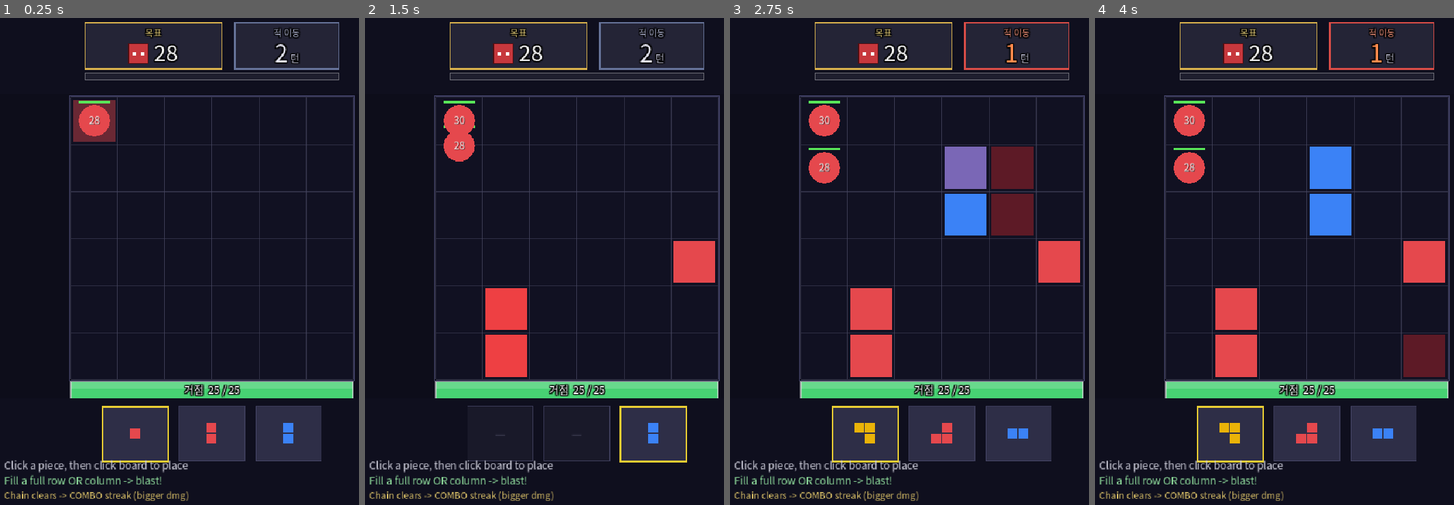
Above: before the commit, frames 1-4 (left to right).
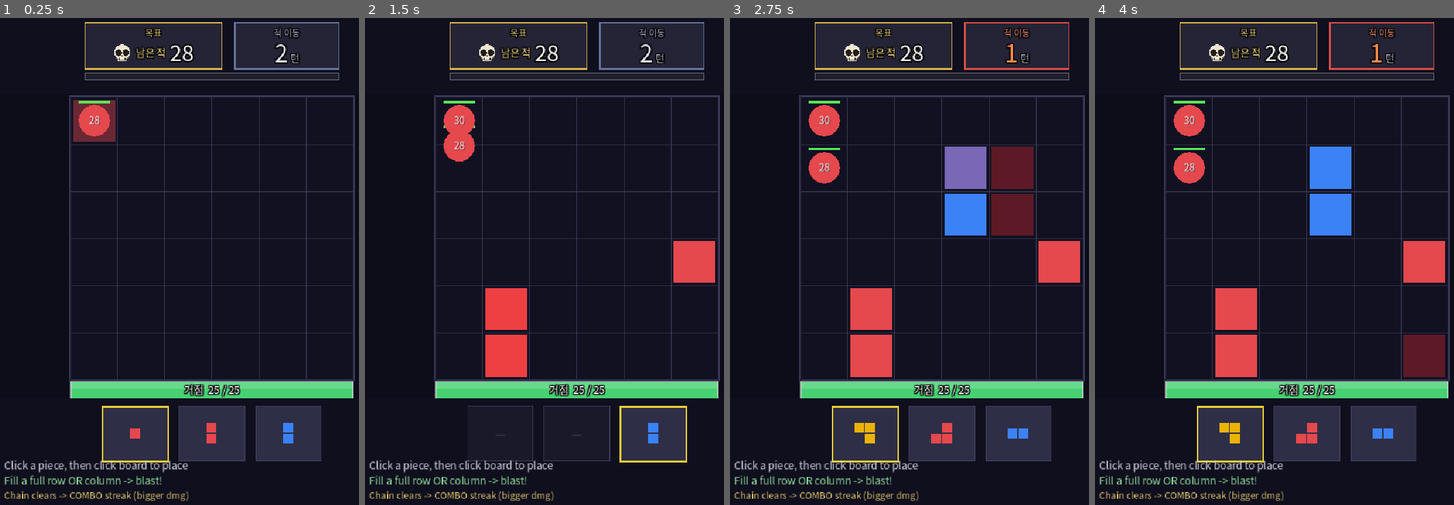
Above: after the commit, the same moments.

Repository: rorhdsu123/Cascade
Game: Godot game, scene res://Main.tscn
The game is run twice, just before and just after one commit, with the same random seed, the same clock (stepped at 60 frames per second) and the same inputs.
Inputs (mouse positions are in pixels of both pictures, inside the frame that each line leads up to):
- Up to frame 1 (0.25 s): no input
- Up to frame 2 (1.5 s): tap Enter at 0.5 s; move the mouse to (673, 261) at 0.52 s; click (673, 261) at 0.67 s; tap Space at 0.77, 1.25 s; move the mouse to (490, 315) at 1.27 s; click (490, 315) at 1.42 s
- Up to frame 3 (2.75 s): tap Space at 1.52 s; tap Enter at 2 s; move the mouse to (984, 168) at 2.02 s; click (984, 168) at 2.17 s
- Up to frame 4 (4 s): tap Space at 2.75, 3.02, 3.77 s; move the mouse to (1285, 397) at 2.77 s; click (1285, 397) at 2.92 s; tap Enter at 3.5 s; move the mouse to (1439, 368) at 3.52 s; click (1439, 368) at 3.67 s

The runs differ from the first frame. In frame 1, 0.7% of the frame differs, in the area x 31-55%, y 5-10%; in frame 2, 0.7%; in frame 3, 0.7%; in frame 4, 0.7%.

Commit message:
feat: 목표 카드 의미 명확화 — 해골 아이콘 + "남은 적 N" (C23)
- 목표 아이콘: 타입 종속(빨강 토큰) → 타입 중립 해골(전 타입 소탕이 목표)
- 카드 문구: 제목 "목표" + 내용 "남은 적 N"(숫자 강조) = "28마리 처치" 의미 명확화
- C22 스레드 ②(목표 아이콘) 해소, ①(보드 이동 예고) 스킵 판정

Co-Authored-By: Claude Opus 4.8 (1M context) <noreply@anthropic.com>

Diff:
--- a/Main.gd
+++ b/Main.gd
@@ -954,12 +954,29 @@
 
 # 간단한 적 토큰 아이콘 — 붉은 사각 + 눈 2개(아트 전 임시)
 func _draw_enemy_icon(center: Vector2, s: float) -> void:
-	var r: Rect2 = Rect2(center.x - s * 0.5, center.y - s * 0.5, s, s)
-	draw_rect(r, Color(0.78, 0.22, 0.24))
-	draw_rect(r, Color(0.32, 0.06, 0.07), false, 2.0)
-	var eye: float = s * 0.16
-	draw_rect(Rect2(center.x - s * 0.22 - eye * 0.5, center.y - s * 0.06, eye, eye), Color.WHITE)
-	draw_rect(Rect2(center.x + s * 0.22 - eye * 0.5, center.y - s * 0.06, eye, eye), Color.WHITE)
+	# 목표=밀려오는 적 전부 처치(타입 무관, 못 없애면 거점 hp↓). 특정 타입 대신
+	# 타입 중립 "처치 대상" 기호=해골로 그린다. 뼈색+어두운 눈·코·이빨.
+	var bone: Color = Color(0.93, 0.9, 0.82)
+	var dark: Color = Color(0.14, 0.11, 0.1)
+	var cx: float = center.x
+	var cy: float = center.y
+	# 아래턱(뼈색 사각) + 두개골(뼈색 원)
+	draw_rect(Rect2(cx - s * 0.24, cy + s * 0.08, s * 0.48, s * 0.32), bone)
+	draw_circle(Vector2(cx, cy - s * 0.06), s * 0.42, bone)
+	draw_arc(Vector2(cx, cy - s * 0.06), s * 0.42, PI * 0.15, PI * 0.85, 20, Color(0.55, 0.5, 0.42), 1.5)
+	# 눈구멍(비스듬한 사각으로 성난 느낌)
+	var eye: float = s * 0.17
+	draw_circle(Vector2(cx - s * 0.19, cy - s * 0.04), eye, dark)
+	draw_circle(Vector2(cx + s * 0.19, cy - s * 0.04), eye, dark)
+	# 코(작은 삼각) + 이빨(세로 분절)
+	draw_colored_polygon(PackedVector2Array([
+		Vector2(cx, cy + s * 0.06),
+		Vector2(cx - s * 0.06, cy + s * 0.17),
+		Vector2(cx + s * 0.06, cy + s * 0.17),
+	]), dark)
+	for i in range(3):
+		var tx: float = cx - s * 0.16 + float(i) * s * 0.16
+		draw_rect(Rect2(tx - s * 0.015, cy + s * 0.22, s * 0.03, s * 0.16), dark)
 
 func _draw_hud(fnt: Font) -> void:
 	draw_rect(Rect2(0, 0, 800, 144), C_HUD)
@@ -984,18 +1001,22 @@
 	var goal_r: Rect2 = Rect2(start_x, box_y, gw, box_h)
 	var adv_r: Rect2 = Rect2(start_x + gw + gap, box_y, aw, box_h)
 
-	# GOAL 카드 — 적 아이콘 + 남은 수(클리어 목표). 제목·내용 모두 박스 중앙정렬
+	# GOAL 카드 — 제목 "목표" + 내용 "💀 남은 적 N"(전 타입 소탕이 목표라 타입 중립 해골).
 	_draw_card(goal_r, Color(0.85, 0.7, 0.3))
 	var gt_w: float = fnt.get_string_size("목표", HORIZONTAL_ALIGNMENT_LEFT, -1, 16).x
 	_draw_text_outlined(fnt, Vector2(goal_r.position.x + gw * 0.5 - gt_w * 0.5, box_y + 24.0), "목표", 16, Color(0.95, 0.85, 0.5))
 	var rem_str: String = str(remaining)
 	var rem_fs: int = 40
-	var icon_s: float = 36.0
+	var cap_fs: int = 18
+	var icon_s: float = 34.0
+	var cap_w: float = fnt.get_string_size("남은 적", HORIZONTAL_ALIGNMENT_LEFT, -1, cap_fs).x
 	var rem_w: float = fnt.get_string_size(rem_str, HORIZONTAL_ALIGNMENT_LEFT, -1, rem_fs).x
-	var grp_l: float = goal_r.position.x + gw * 0.5 - (icon_s + 10.0 + rem_w) * 0.5
+	var grp_w: float = icon_s + 8.0 + cap_w + 8.0 + rem_w
+	var grp_l: float = goal_r.position.x + gw * 0.5 - grp_w * 0.5
 	_draw_enemy_icon(Vector2(grp_l + icon_s * 0.5, box_y + 56.0), icon_s)
+	_draw_text_outlined(fnt, Vector2(grp_l + icon_s + 8.0, box_y + 62.0), "남은 적", cap_fs, Color(0.95, 0.85, 0.5))
 	var rem_col: Color = Color.WHITE.lerp(C_GOLD, kp)
-	_draw_text_outlined(fnt, Vector2(grp_l + icon_s + 10.0, box_y + 70.0), rem_str, rem_fs, rem_col)
+	_draw_text_outlined(fnt, Vector2(grp_l + icon_s + 8.0 + cap_w + 8.0, box_y + 70.0), rem_str, rem_fs, rem_col)
 
 	# ADVANCE 카드 — 적 전진 카운트다운(임박 시 붉은 강조). 제목·숫자 중앙정렬
 	var acc: Color = Color(0.85, 0.3, 0.28) if imminent else Color(0.4, 0.45, 0.6)
Not shown, changed: SPEC.md
